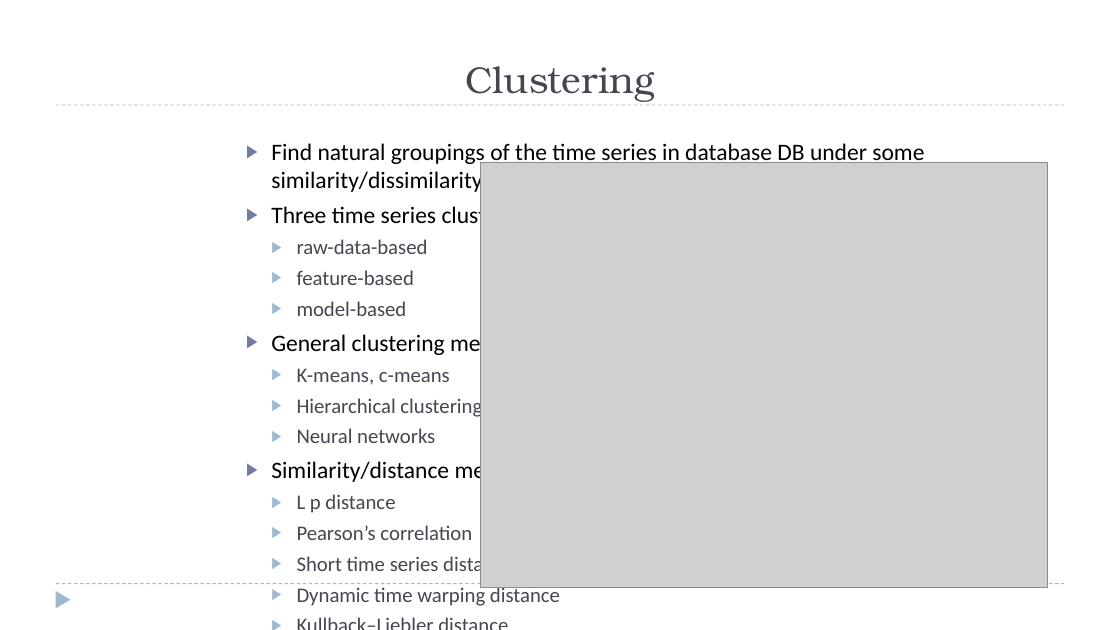
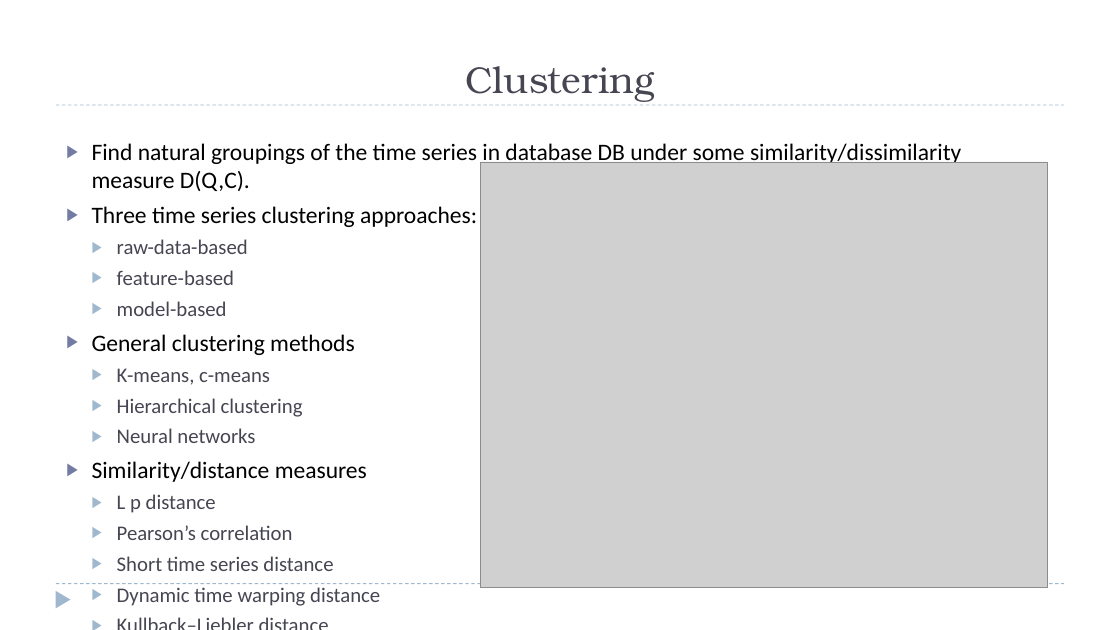
Before and after one commit to zixiaojindao/time-series-survey, a slide deck: slide 45 of slide/tsdm.pptx. Drawn at 1120x630 pixels with LibreOffice and Linux fonts; fonts in the diff are those of the drawing; grey boxes stand for pictures. Boxes give left, top, right and bottom in pixels: in the first picture for what was removed or moved away, otherwise in the second. Text is boxed around its words. In the diff, an @@ line names an element or a change of style, - is before the commit and + after.

```diff
--- a/slide/tsdm.pptx
+++ b/slide/tsdm.pptx
@@ text "Find natural groupings of the ..." moved from (x1=271, y1=143, x2=924, y2=606) to (x1=92, y1=143, x2=961, y2=606) @@
@@ text at (x1=92, y1=143, x2=961, y2=191): text changed @@
-▶ Find natural groupings of the time series in database DB under some similarity/dissimilarity measure D(Q,C)
+▶ Find natural groupings of the time series in database DB under some similarity/dissimilarity measure D(Q,C).
```
Also in this commit, not shown: 5 other slides changed, 2 other files.
